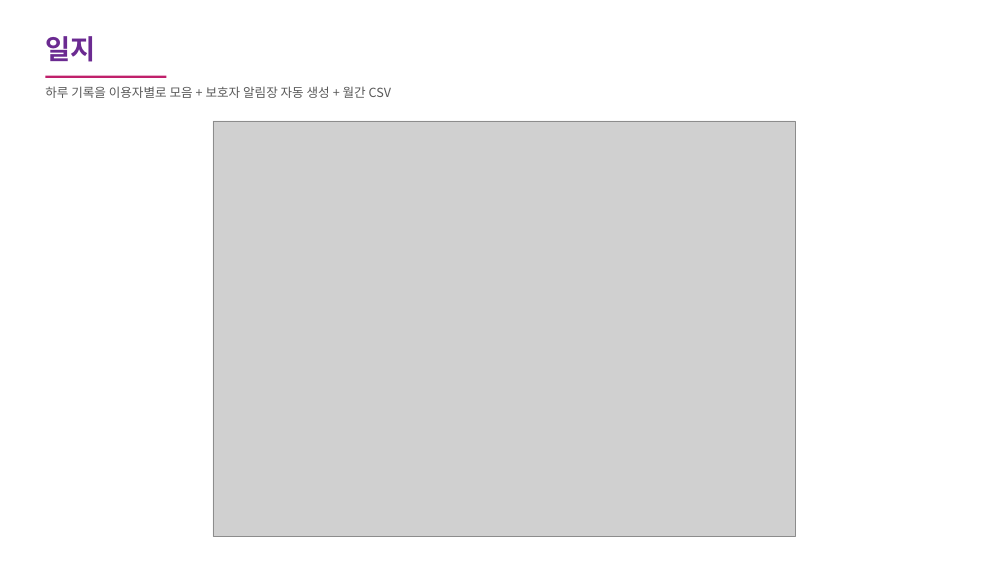
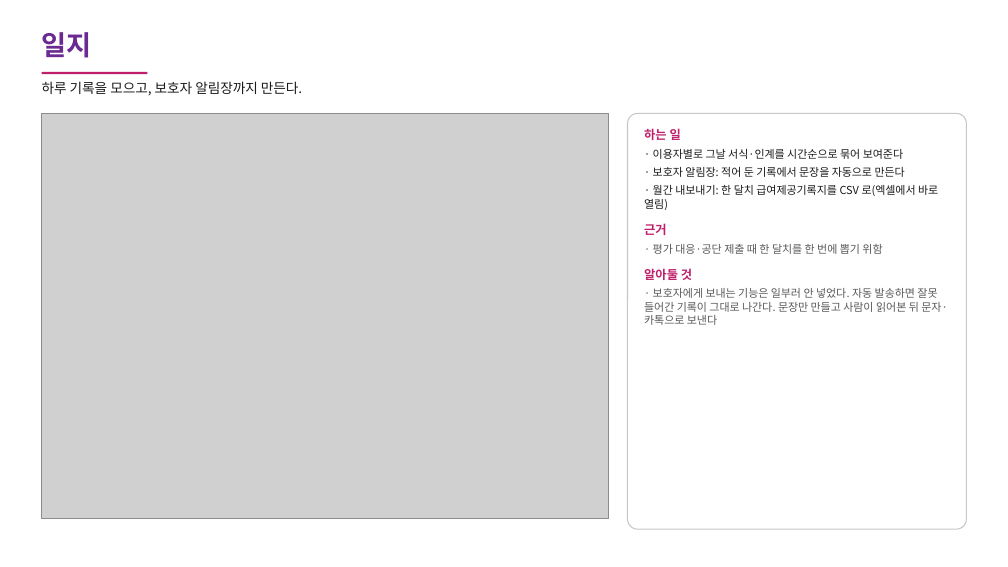
Before and after one commit to carerobot0001-pixel/carerobot-weekly-report, a slide deck: slide 5 of 요양시설스튜디오_화면기록.pptx. Drawn at 1008x567 pixels with LibreOffice and Linux fonts; fonts in the diff are those of the drawing; grey boxes stand for pictures. Boxes give left, top, right and bottom in pixels: in the first picture for what was removed or moved away, otherwise in the second. Text is boxed around its words. In the diff, an @@ line names an element or a change of style, - is before the commit and + after.

```diff
--- a/요양시설스튜디오_화면기록.pptx
+++ b/요양시설스튜디오_화면기록.pptx
@@ text "일지" at bbox=[42, 32, 92, 58]: more space between paragraphs @@
@@ rectangle: place and size @@
-rectangle at bbox=[45, 76, 166, 78]
+rectangle at bbox=[42, 72, 147, 74]
@@ text at bbox=[42, 81, 302, 96]: text changed; size 12 to 13 pt; text colour #595959 to #1A1A1A @@
-하루 기록을 이용자별로 모음 + 보호자 알림장 자동 생성 + 월간 CSV
+하루 기록을 모으고, 보호자 알림장까지 만든다.
@@ picture: place and size @@
-picture at bbox=[213, 121, 796, 537]
+picture at bbox=[42, 113, 609, 519]
@@ rounded rectangle added at bbox=[628, 113, 966, 529], fill #FFFFFF, outline #C7C7C7 1 pt @@
@@ text added at bbox=[644, 128, 947, 325], 10.5 pt, text #595959 @@
+하는 일
+· 이용자별로 그날 서식·인계를 시간순으로 묶어 보여준다
+· 보호자 알림장: 적어 둔 기록에서 문장을 자동으로 만든다
+· 월간 내보내기: 한 달치 급여제공기록지를 CSV 로(엑셀에서 바로 열림)
+근거
+· 평가 대응·공단 제출 때 한 달치를 한 번에 뽑기 위함
+알아둘 것
+· 보호자에게 보내는 기능은 일부러 안 넣었다. 자동 발송하면 잘못 들어간 기록이 그대로 나간다. 문장만 만들고 사람이 읽어본 뒤 문자·카톡으로 보낸다
```
Also in this commit, not shown: 15 other slides changed, 15 other files.
